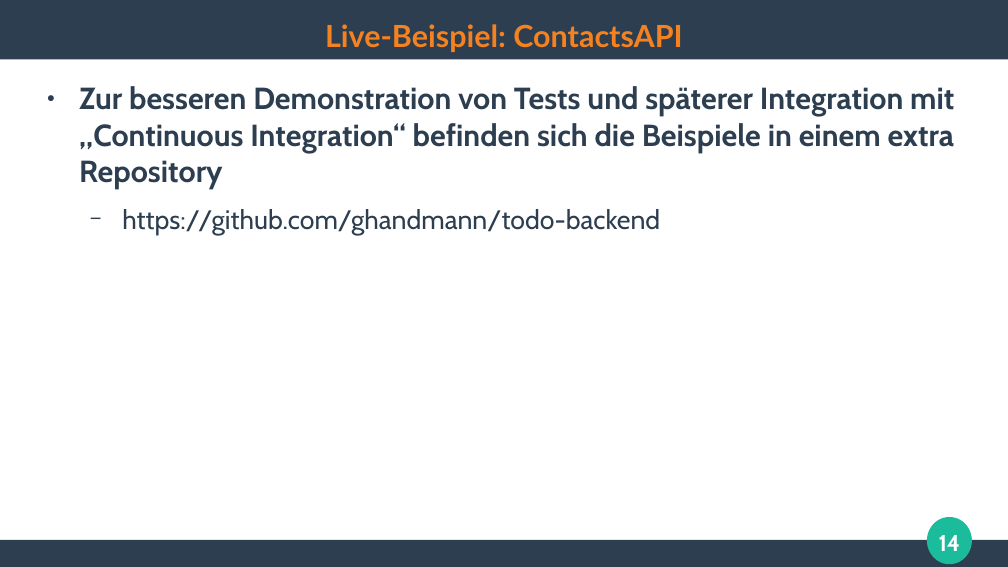
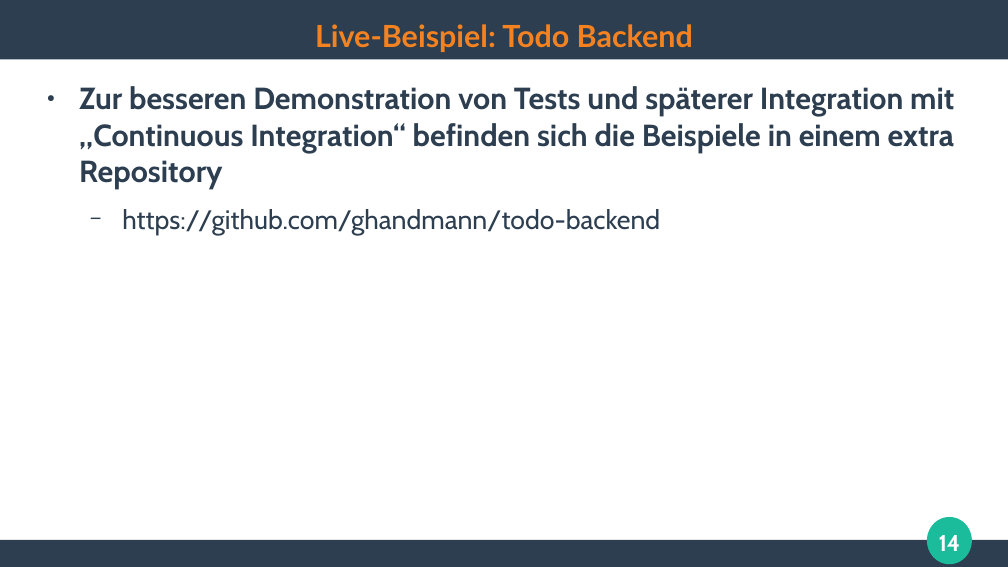
Before and after one commit to ghandmann/HS-AlbSig-WebAnwendungen2, a slide deck: slide 14 of Kapitel/09_ModerneSoftwareentwicklung.odp. Drawn at 1008x567 pixels with LibreOffice and Linux fonts; fonts in the diff are those of the drawing. Boxes give left, top, right and bottom in pixels: in the first picture for what was removed or moved away, otherwise in the second. Text is boxed around its words. In the diff, an @@ line names an element or a change of style, - is before the commit and + after.

Commit message:
typos

```diff
--- a/Kapitel/09_ModerneSoftwareentwicklung.odp
+++ b/Kapitel/09_ModerneSoftwareentwicklung.odp
@@ title at [315, 24, 693, 52]: text changed @@
-Live-Beispiel: ContactsAPI
+Live-Beispiel: Todo Backend
```
